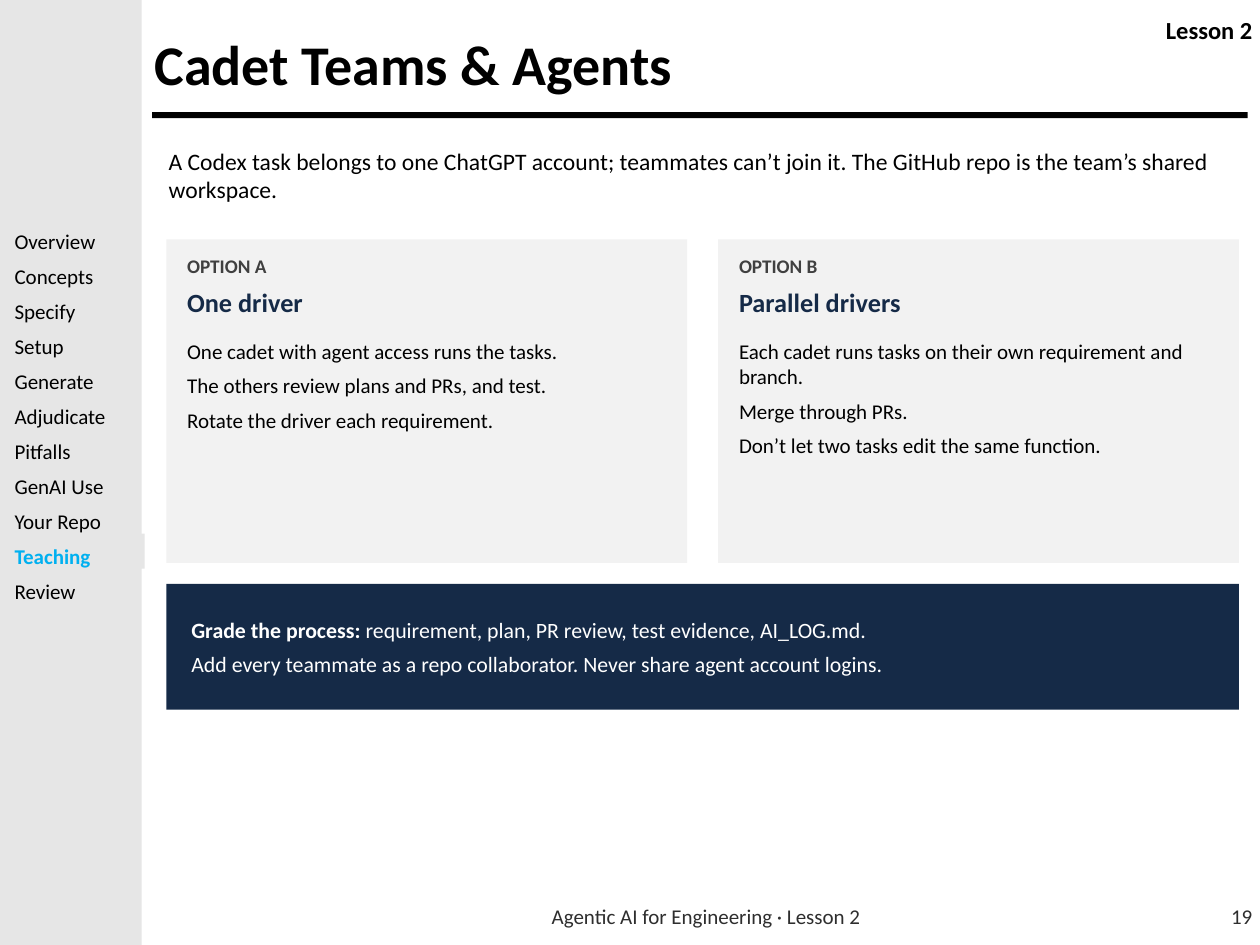
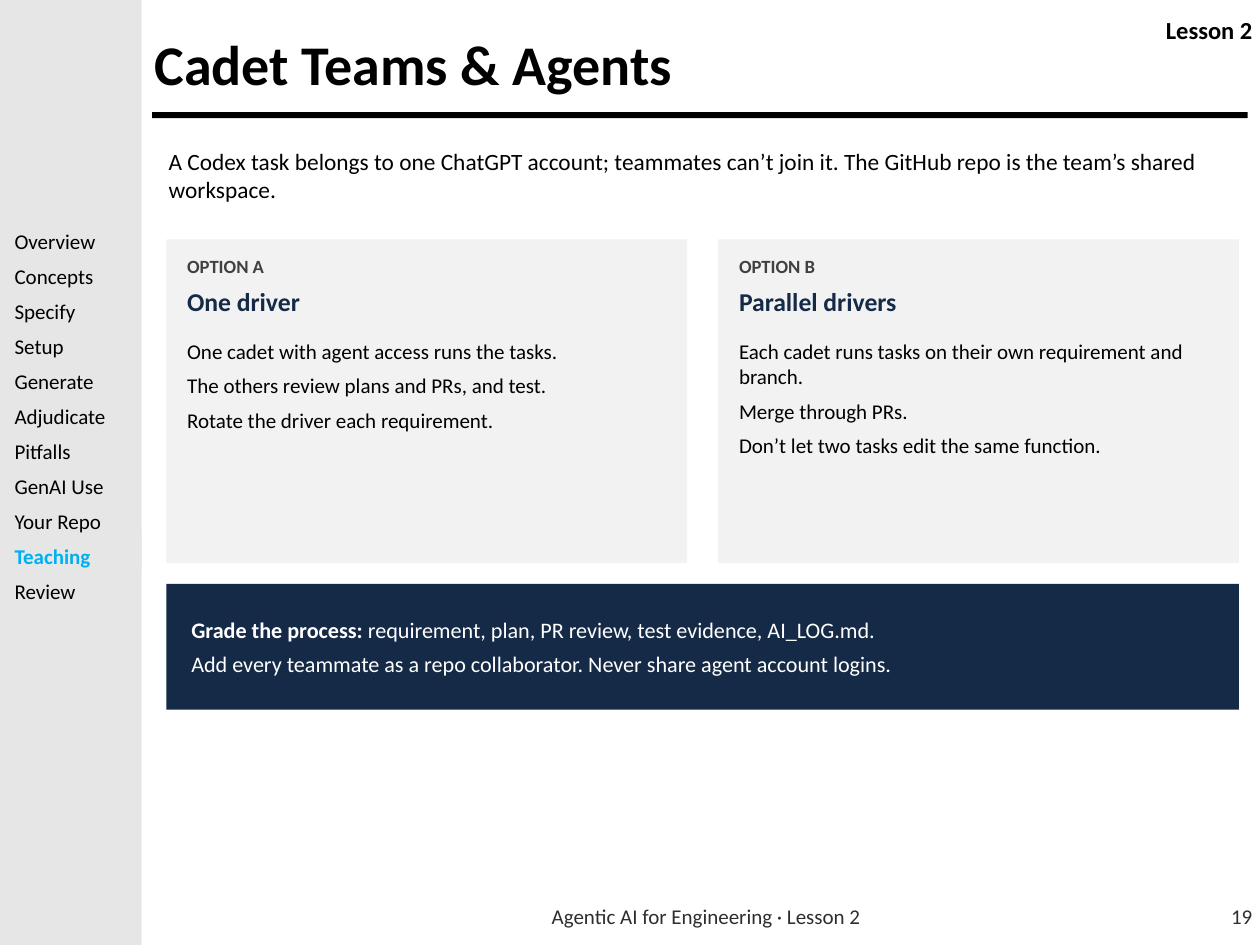
Before and after one commit to usafa-dfas/Agentic-AI-for-Engineering, a slide deck: slide 19 of Lesson Material/LSN 2 - Introduction to Agentic AI for Coding/Agentic_AI_for_Engineering_Lesson_2.pptx. Drawn at 1260x945 pixels with LibreOffice and Linux fonts; fonts in the diff are those of the drawing; background and template pictures are left out. Boxes give left, top, right and bottom in pixels: in the first picture for what was removed or moved away, otherwise in the second. Text is boxed around its words. In the diff, an @@ line names an element or a change of style, - is before the commit and + after.

```diff
--- a/Lesson Material/LSN 2 - Introduction to Agentic AI for Coding/Agentic_AI_for_Engineering_Lesson_2.pptx
+++ b/Lesson Material/LSN 2 - Introduction to Agentic AI for Coding/Agentic_AI_for_Engineering_Lesson_2.pptx
@@ text "A Codex task belongs to ..." at bbox=[169, 153, 1195, 202]: size 20.2 to 20 pt @@
@@ text "OPTION A" at bbox=[187, 261, 264, 273]: size 16.5 to 16 pt @@
@@ text "OPTION B" at bbox=[739, 261, 815, 273]: size 16.5 to 16 pt @@
@@ text "One driver" at bbox=[187, 293, 300, 311]: size 22.5 to 22 pt @@
@@ text "Parallel drivers" at bbox=[739, 293, 896, 311]: size 22.5 to 22 pt @@
@@ text "Grade the process: requirement, plan, ..." at bbox=[191, 622, 891, 676]: size 18.8 to 19 pt @@
```
Also in this commit, not shown: 17 other slides changed, 3 other files.
